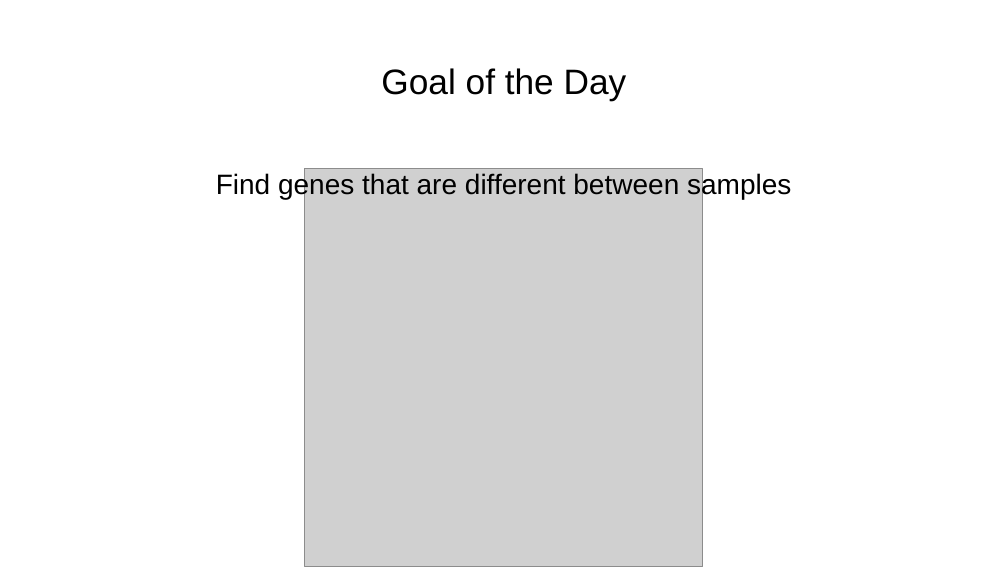
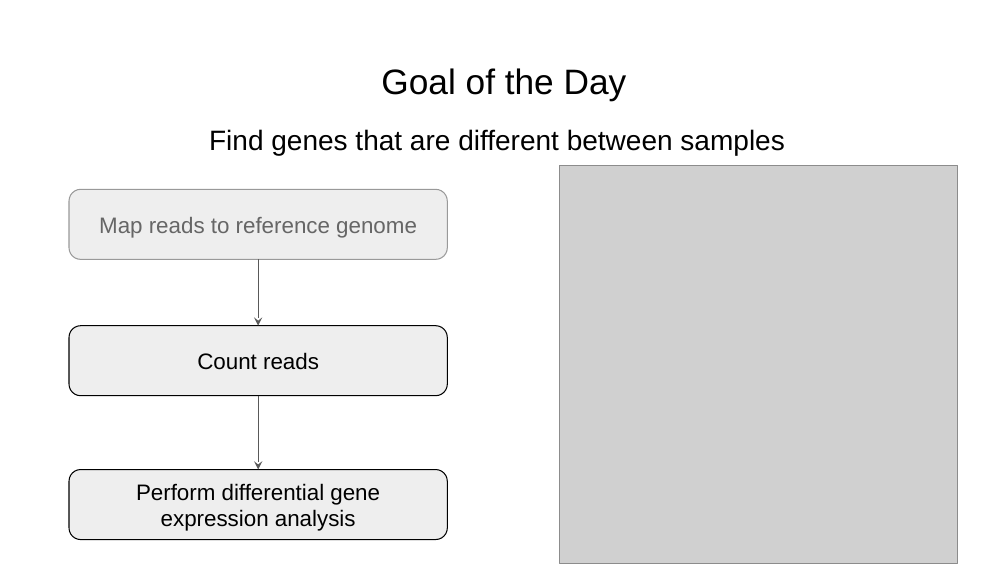
Before and after one commit to Dowell-Lab/srworkshop, a slide deck: slide 3 of day07/slides/Day7_slides.pptx. Drawn at 1008x567 pixels with LibreOffice and Linux fonts; fonts in the diff are those of the drawing; grey boxes stand for pictures. Boxes give left, top, right and bottom in pixels: in the first picture for what was removed or moved away, otherwise in the second. Text is boxed around its words. In the diff, an @@ line names an element or a change of style, - is before the commit and + after.

```diff
--- a/day07/slides/Day7_slides.pptx
+++ b/day07/slides/Day7_slides.pptx
@@ text "Find genes that are different ...": place and size @@
-text "Find genes that are different ..." at bbox=[216, 172, 791, 199]
+text "Find genes that are different ..." at bbox=[209, 129, 784, 155]
@@ picture: place and size @@
-picture at bbox=[305, 169, 704, 567]
+picture at bbox=[559, 165, 958, 563]
@@ rounded rectangle added at bbox=[69, 190, 447, 259], fill #EEEEEE, outline #999999 0.75 pt, 16 pt, text #666666 @@
+Map reads to reference genome
@@ arrow added from (258, 259) to (258, 326), #595959 0.75 pt @@
@@ rounded rectangle added at bbox=[69, 326, 447, 395], fill #EEEEEE, outline #000000 0.75 pt, 16 pt, text #000000 @@
+Count reads
@@ arrow added from (258, 396) to (258, 470), #595959 0.75 pt @@
@@ rounded rectangle added at bbox=[69, 470, 447, 539], fill #EEEEEE, outline #000000 0.75 pt, 16 pt, text #000000 @@
+Perform differential gene expression analysis
```
Also in this commit, not shown: 2 other slides changed, 1 slide removed.
